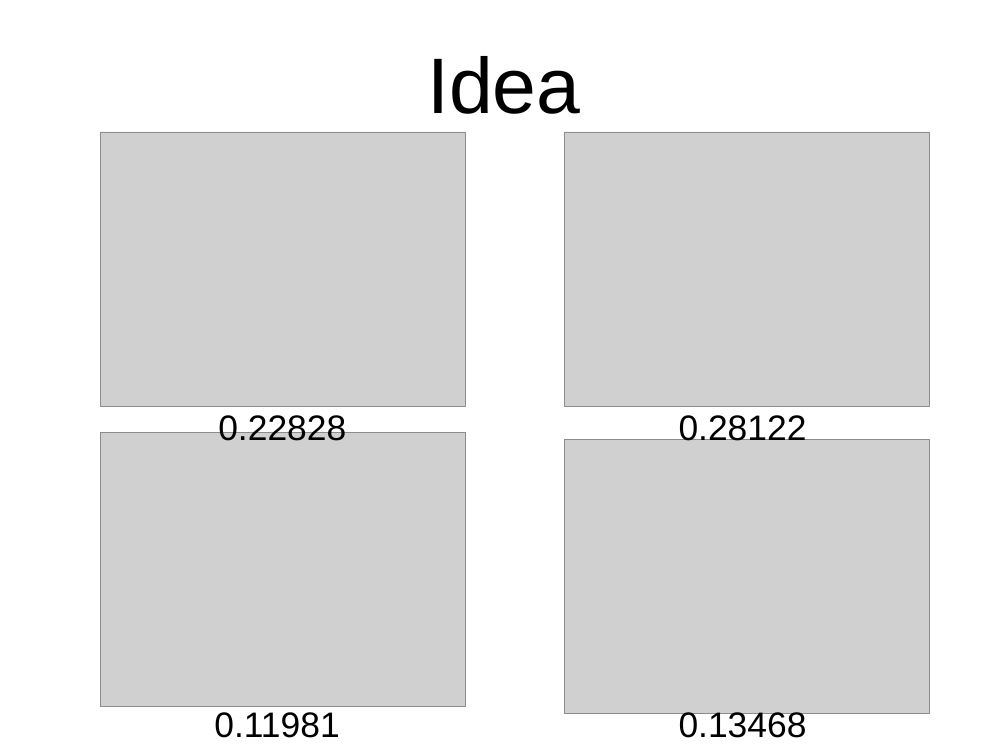
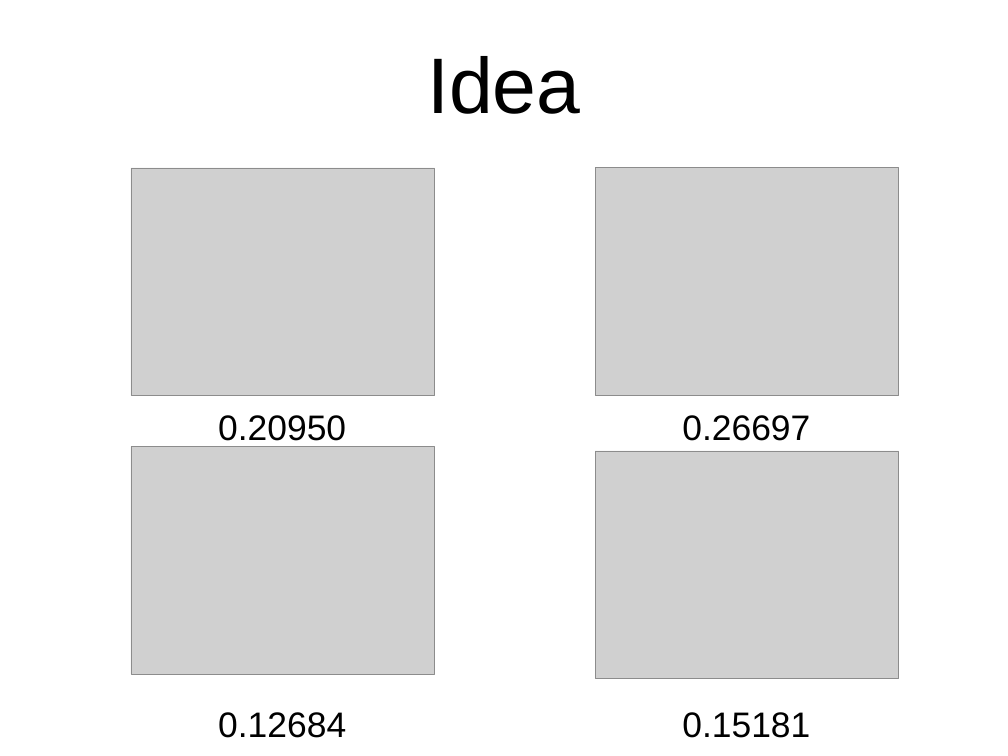
Before and after one commit to ThomasGoerttler/BootstrapingSVM, a slide deck: slide 6 of Präsentation/slides.pptx. Drawn at 1008x756 pixels with LibreOffice and Linux fonts; fonts in the diff are those of the drawing; grey boxes stand for pictures. Boxes give left, top, right and bottom in pixels: in the first picture for what was removed or moved away, otherwise in the second. Text is boxed around its words. In the diff, an @@ line names an element or a change of style, - is before the commit and + after.

```diff
--- a/Präsentation/slides.pptx
+++ b/Präsentation/slides.pptx
@@ picture resized from (x1=100, y1=132, x2=466, y2=406) to (x1=131, y1=168, x2=435, y2=396) @@
@@ picture resized from (x1=564, y1=132, x2=930, y2=406) to (x1=595, y1=168, x2=899, y2=396) @@
@@ text at (x1=218, y1=415, x2=346, y2=447): text changed @@
-0.22828
+0.20950
@@ text at (x1=682, y1=415, x2=810, y2=441): text changed @@
-0.28122
+0.26697
@@ picture resized from (x1=100, y1=432, x2=466, y2=707) to (x1=131, y1=447, x2=435, y2=674) @@
@@ picture resized from (x1=564, y1=439, x2=930, y2=714) to (x1=595, y1=451, x2=899, y2=678) @@
@@ text at (x1=218, y1=712, x2=346, y2=738): text changed @@
-0.11981
+0.12684
@@ text at (x1=682, y1=712, x2=810, y2=738): text changed @@
-0.13468
+0.15181
```
Also in this commit, not shown: 2 other slides changed, 12 other files.
